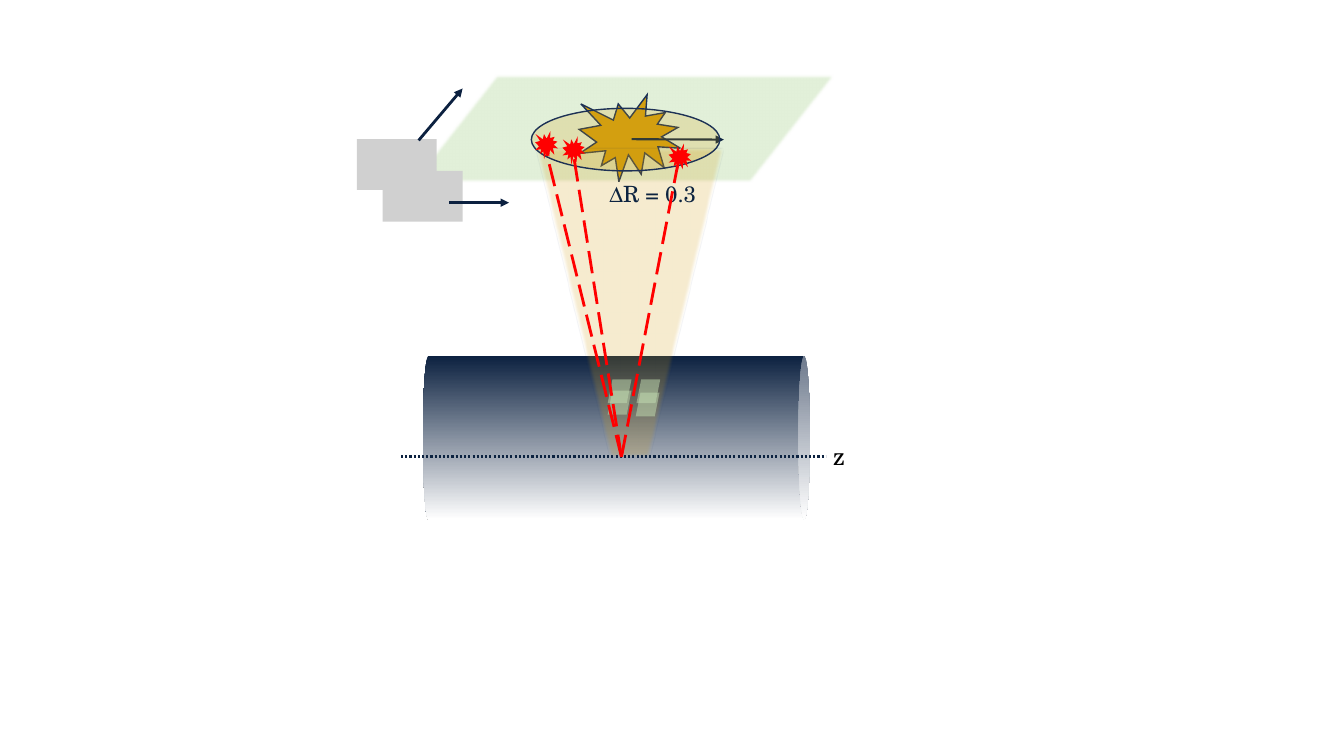
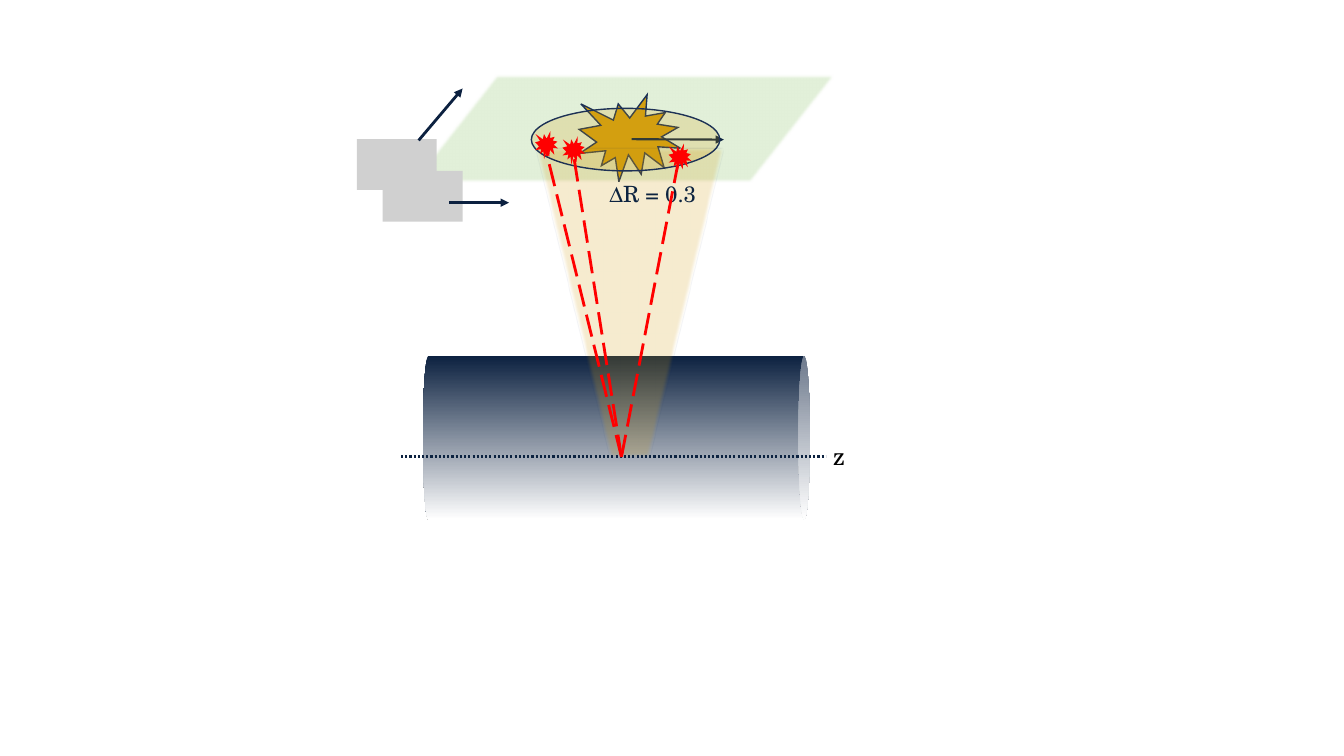
Before and after one commit to sergicastells9/Candidacy, a slide deck: slide 8 of Oral Candidacy/Presentation/Figures/Figure Generation/photon_candidate_vars_schematics.pptx. Drawn at 1344x756 pixels with LibreOffice and Linux fonts; fonts in the diff are those of the drawing; grey boxes stand for pictures. Boxes give left, top, right and bottom in pixels: in the first picture for what was removed or moved away, otherwise in the second. Text is boxed around its words. In the diff, an @@ line names an element or a change of style, - is before the commit and + after.

```diff
--- a/Oral Candidacy/Presentation/Figures/Figure Generation/photon_candidate_vars_schematics.pptx
+++ b/Oral Candidacy/Presentation/Figures/Figure Generation/photon_candidate_vars_schematics.pptx
@@ group removed at [608, 379, 660, 417]: 4 flow chart input outputs @@
```
Also in this commit, not shown: 1 other file.
